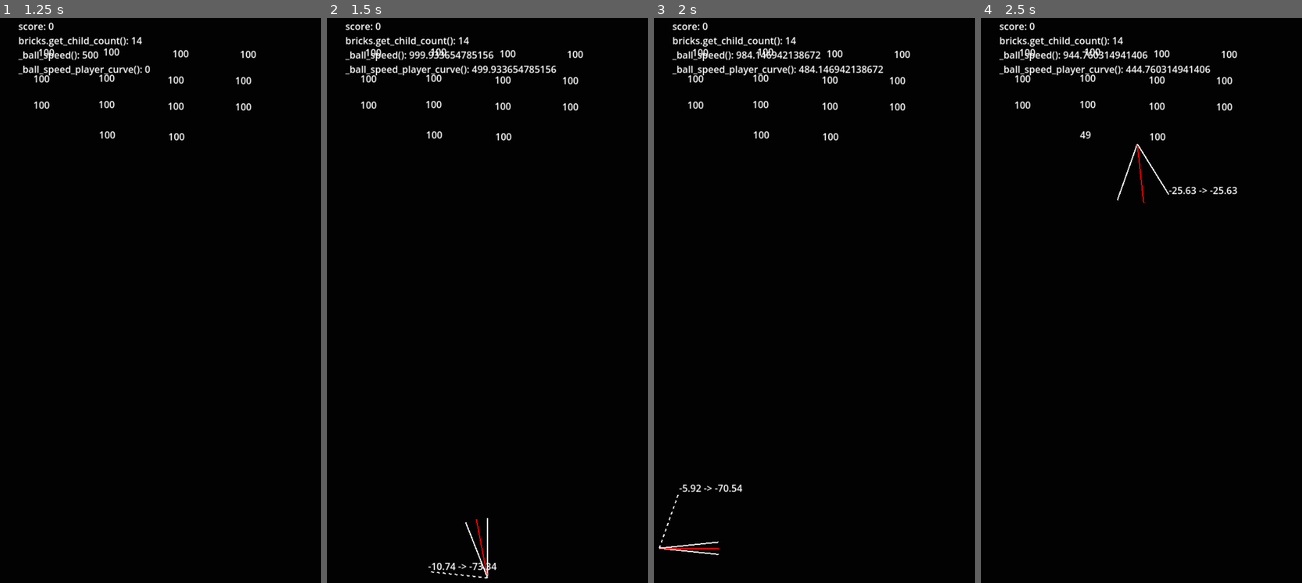
Above: before the commit, frames 1-4 (left to right).
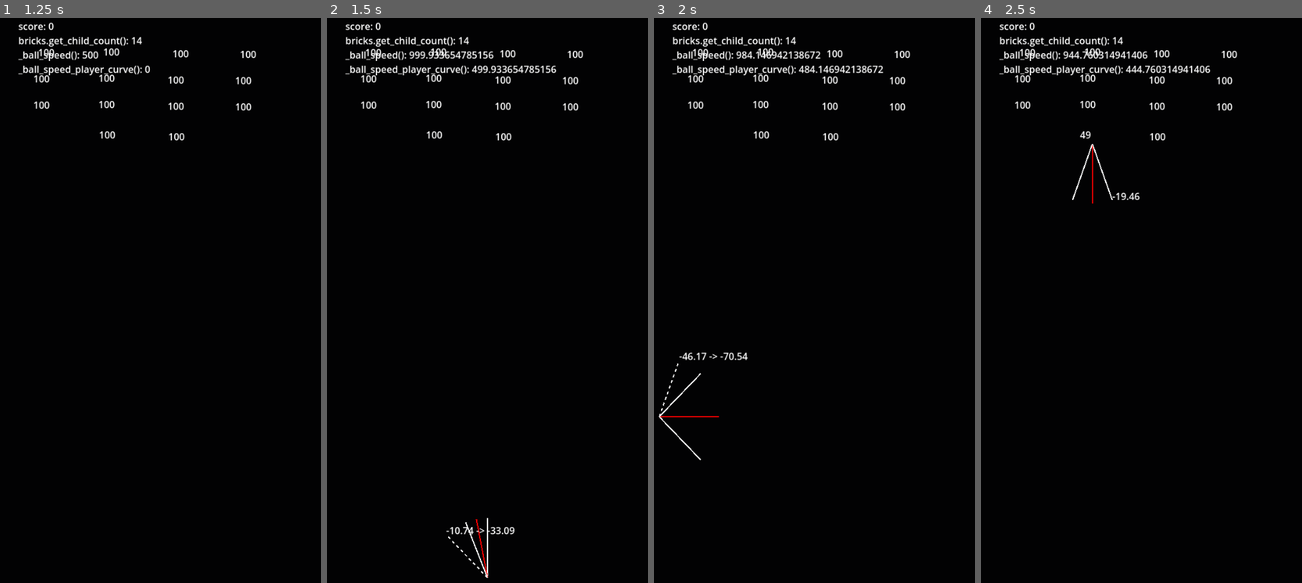
Above: after the commit, the same moments.

Repository: arunas-cesonis/pingpong2
Game: Godot game, scene res://main.tscn
Same seed, same stepped clock (60 frames per second), same inputs: the game is played once before the commit and once after it.
Inputs:
- Up to frame 1 (1.25 s): click "Play" at 0.5 s
- Up to frame 2 (1.5 s): tap Enter at 1.25 s; hold D (MoveRight) from 1.28 s (still down)
- Up to frame 3 (2 s): keep holding D (MoveRight)
- Up to frame 4 (2.5 s): release D (MoveRight) at 2.03 s; hold A (MoveLeft) from 2.03 s (still down)

Frame 1 is identical in both runs. In frame 2, 0.3% of the frame differs, in the area x 31-59%, y 89-100%; in frame 3, 0.6%, in the area x 1-30%, y 59-96%; in frame 4, 0.5%.

Commit message:
Adjust TODO

Diff:
--- a/game.gd
+++ b/game.gd
@@ -1,10 +1,11 @@
 extends Node2D
 
 # TODO
-# 1. On-collision properties: angle limit, acceleration, node spawned, sound played.
-# Use @export_exp_easing where applicable.
-# 2. Restrict reflection normal from player pad to Vector2.UP
-# 3. Mouse controls
+# 1. Restrict reflection normal from player pad to Vector2.UP
+# 2. 3 states for bricks
+# 3. Spawn nodes on collision
+# 4. Mouse controls
+# 5. Sound
 
 const Brick = preload("res://brick.gd")
 const RotatingBrick = preload("res://rotating_brick.gd")
--- a/game.tscn
+++ b/game.tscn
@@ -23,8 +23,8 @@
 script = ExtResource("1_jahp3")
 ball_speed_player_collision = SubResource("Curve_50j4u")
 ball_speed_player_duration = 5.0
-player_angle_limit_min = 73.34
-player_angle_limit_max = 84.097
+player_angle_limit_min = 33.09
+player_angle_limit_max = 83.227
 wall_angle_limit_min = 70.541
 metadata/_edit_vertical_guides_ = [-504.0]
 
@@ -104,6 +104,7 @@
 
 [node name="Brick14" parent="Bricks" instance=ExtResource("2_2dy8e")]
 position = Vector2(329, 211)
+initial_health = 500.0
 
 [node name="Debug" type="Node2D" parent="."]
 script = ExtResource("3_xqd3c")
